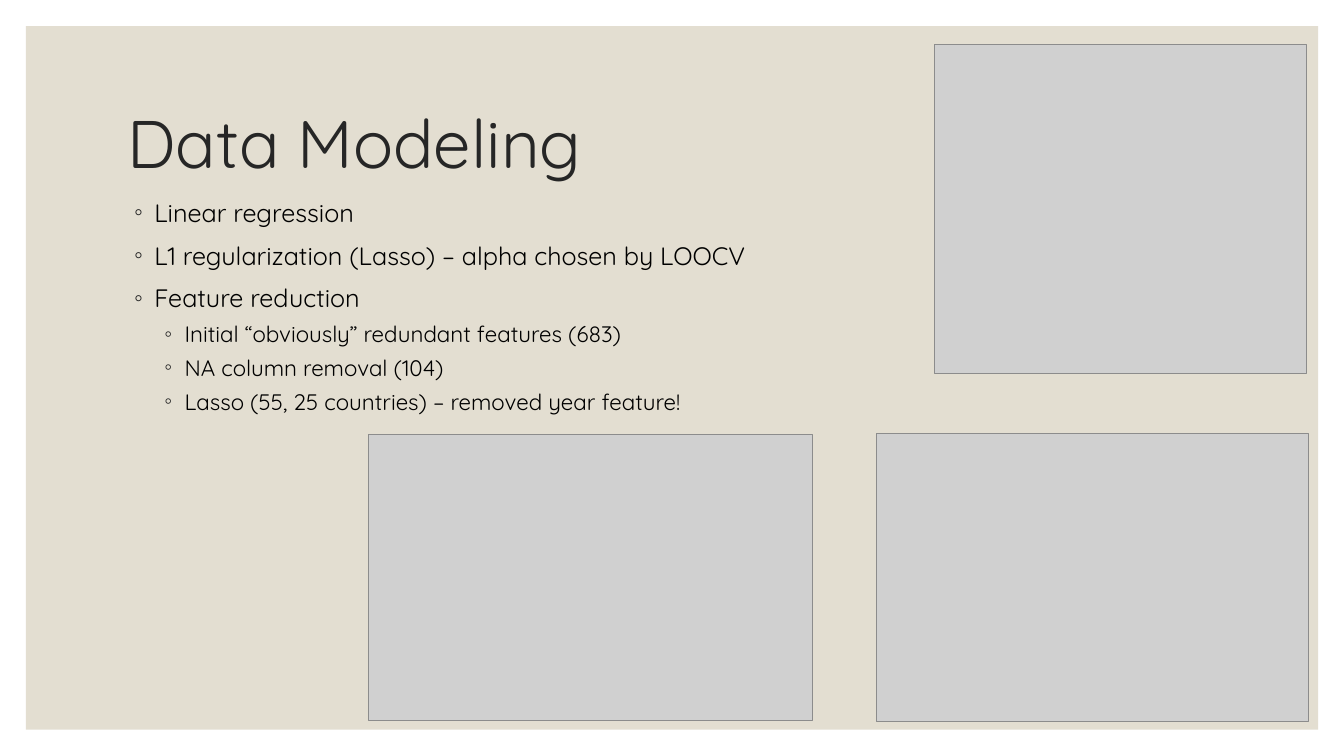
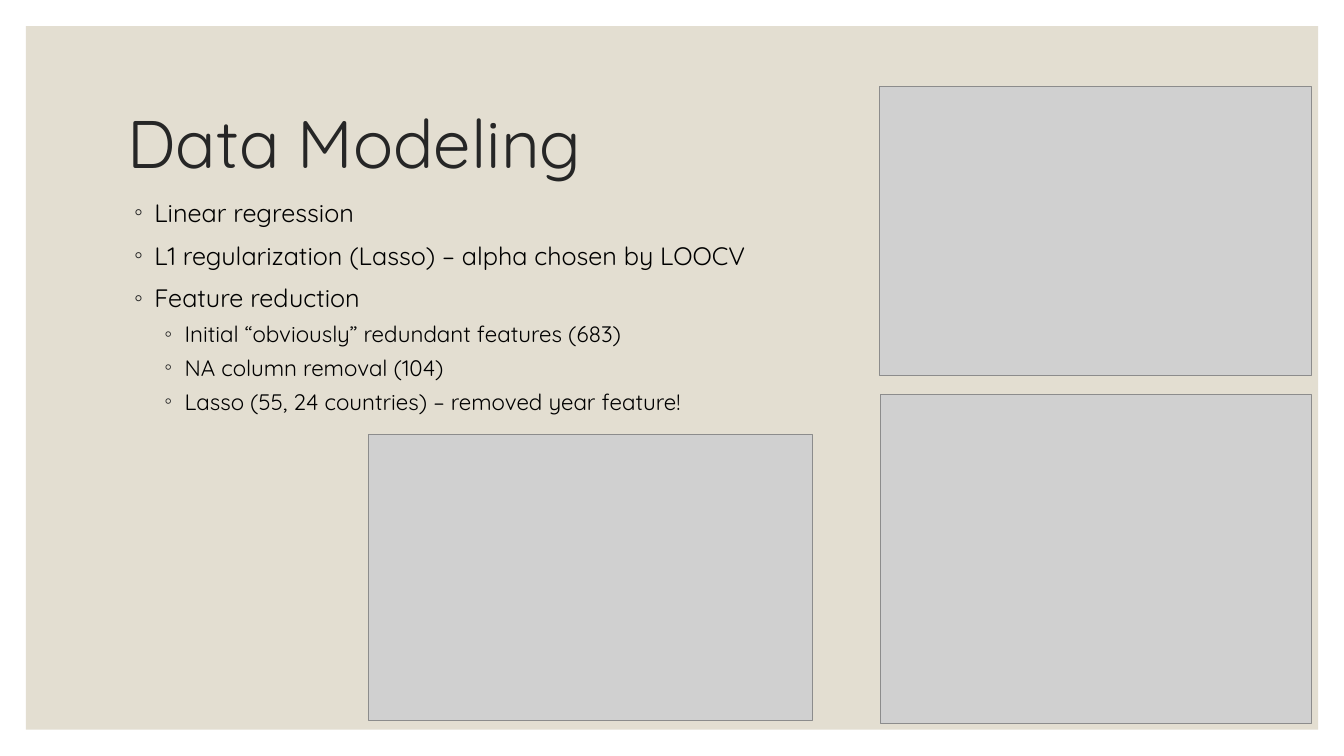
Before and after one commit to EylonSaadon/DataScienceWorkShop, a slide deck: slide 5 of Sallary gap predictionfrom final.pptx. Drawn at 1344x756 pixels with LibreOffice and Linux fonts; fonts in the diff are those of the drawing; grey boxes stand for pictures. Boxes give left, top, right and bottom in pixels: in the first picture for what was removed or moved away, otherwise in the second. Text is boxed around its words. In the diff, an @@ line names an element or a change of style, - is before the commit and + after.

```diff
--- a/Sallary gap predictionfrom final.pptx
+++ b/Sallary gap predictionfrom final.pptx
@@ picture: place and size @@
-picture at bbox=[877, 434, 1309, 722]
+picture at bbox=[879, 87, 1311, 375]
@@ text at bbox=[185, 393, 681, 415]: text changed @@
-  ◦ Lasso (55, 25 countries) – removed year feature!
+  ◦ Lasso (55, 24 countries) – removed year feature!
@@ picture: place and size @@
-picture at bbox=[935, 44, 1307, 373]
+picture at bbox=[880, 395, 1312, 724]
```
Also in this commit, not shown: 5 other slides changed.
